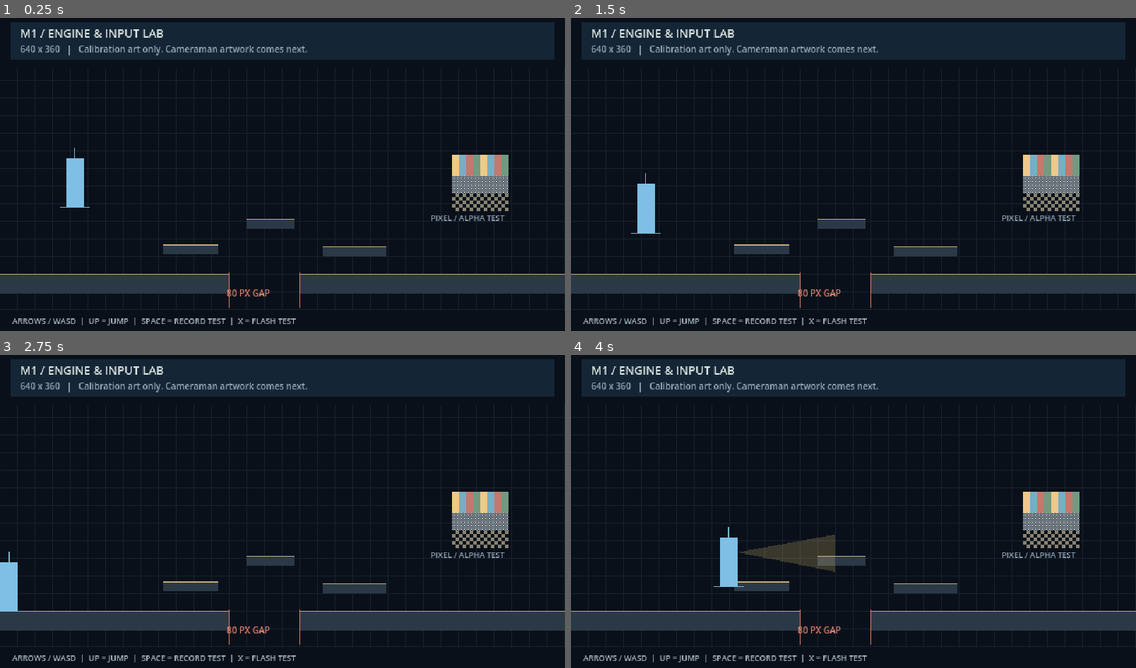
Above: before the commit, frames 1-4 (two rows, left to right).
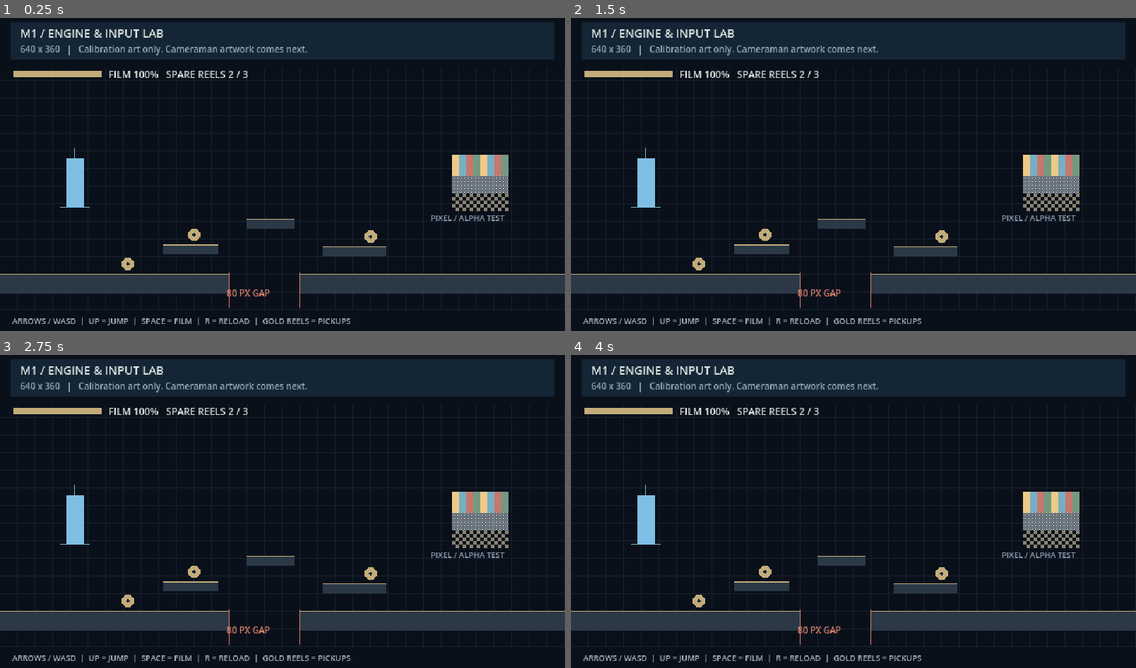
Above: after the commit, the same moments.

Repository: dmercadante1/-reel-runner-test
Game: Godot game, scene res://scenes/web_trial.tscn
Same seed, same stepped clock (60 frames per second), same inputs: the game is played once before the commit and once after it.
Inputs (mouse positions are in pixels of both pictures, inside the frame that each line leads up to):
- Up to frame 1 (0.25 s): no input
- Up to frame 2 (1.5 s): tap Enter at 0.5 s; move the mouse to (977, 155) at 0.52 s; hold Space (record) 0.53-1.28 s; hold Right (move_right) from 0.53 s (still down); tap X (defend, bound only before the commit) at 0.6 s; click (977, 155) at 0.67 s; tap Up (jump) at 0.77, 1.07 s; tap R (reset_trial, bound only before the commit) at 1.25 s; move the mouse to (740, 187) at 1.27 s; tap Space (record) at 1.35 s
- Up to frame 3 (2.75 s): tap Up (jump) at 1.52, 1.82 s; tap Shift at 1.55, 2.1 s; move the mouse to (339, 439) at 2.02 s; release Right (move_right) at 2.03 s; hold Left (move_left) from 2.03 s (still down); hold Up (jump) from 2.03 s (still down)
- Up to frame 4 (4 s): move the mouse to (825, 574) at 2.77 s; release Left (move_left) at 2.78 s; release Up (jump) at 2.78 s; hold Right (move_right) from 2.78 s (still down); tap Up (jump) at 2.85, 3.02, 3.32, 3.77 s; click (825, 574) at 2.92 s; tap X (defend, bound only before the commit) at 3.05, 3.6 s; move the mouse to (1023, 558) at 3.52 s; hold Space (record) from 3.53 s (still down)

The runs differ from the first frame. In frame 1, 1.1% of the frame differs, in the area x 2-67%, y 16-99%; in frame 2, 1.7%; in frame 3, 2.1%; in frame 4, 3.2%.

Commit message:
Replace Flash with finite film, spare reels and reload

Diff:
--- /dev/null
+++ b/godot/scripts/film_inventory.gd
@@ -0,0 +1,42 @@
+extends RefCounted
+## Shared film rules. Durations are seconds of active filming, not passive time.
+const CAPACITY: float = 12.0
+const MAX_SPARES: int = 3
+const RELOAD_SECONDS: float = 0.65
+var film: float = CAPACITY
+var spares: int = 2
+var reload_left: float = 0.0
+var reloads: int = 0
+
+func reset() -> void:
+	film = CAPACITY
+	spares = 2
+	reload_left = 0.0
+	reloads = 0
+
+func collect_reel() -> bool:
+	if spares >= MAX_SPARES:
+		return false
+	spares += 1
+	return true
+
+func start_reload() -> bool:
+	if reload_left > 0.0 or spares == 0 or film >= CAPACITY:
+		return false
+	# Commit one reel immediately; repeated input cannot consume another.
+	spares -= 1
+	reload_left = RELOAD_SECONDS
+	return true
+
+func advance(delta: float, filming: bool) -> bool:
+	if reload_left > 0.0:
+		reload_left = maxf(0.0, reload_left - delta)
+		if reload_left < 0.000001:
+			reload_left = 0.0
+			film = CAPACITY
+			reloads += 1
+		return false
+	if not filming or film <= 0.0:
+		return false
+	film = maxf(0.0, film - delta)
+	return true
--- a/godot/scripts/input_setup.gd
+++ b/godot/scripts/input_setup.gd
@@ -12,11 +12,10 @@
 	_bind("jump", KEY_W, true)
 	_bind("record", KEY_SPACE, false)
 	_bind("record", KEY_C, true)
-	_bind("defend", KEY_X, true)
-	_bind("defend", KEY_SHIFT, false)
+	_bind("reload", KEY_R, true)
 	_bind("pause_game", KEY_ESCAPE, false)
 	_bind("pause_game", KEY_P, true)
-	_bind("reset_trial", KEY_R, true)
+	_bind("reset_trial", KEY_T, true)
 
 func _bind(action: StringName, code: Key, physical: bool) -> void:
 	if not InputMap.has_action(action):
@@ -36,7 +35,7 @@
 		command.emit("reset", true)
 
 func release_all() -> void:
-	for action in ["move_left", "move_right", "jump", "record", "defend"]:
+	for action in ["move_left", "move_right", "jump", "record", "reload"]:
 		Input.action_release(action)
 
 func _notification(what: int) -> void:
--- a/godot/scripts/web_trial.gd
+++ b/godot/scripts/web_trial.gd
@@ -17,7 +17,9 @@
 var _bridge: JavaScriptObject
 var _command_callback: JavaScriptObject
 var _record: bool = false
-var _flash_left: float = 0.0
+var _reload_requested: bool = false
+var film_stock = preload("res://scripts/film_inventory.gd").new()
+var _reels: Array[Vector2] = [Vector2(145, 284), Vector2(220, 251), Vector2(420, 253)]
 var _calibration: Texture2D
 const SPAWN := Vector2(85, 220)
 
@@ -70,7 +72,7 @@
 		return
 	var name: String = str(args[0])
 	var pressed: bool = bool(args[1])
-	if name in ["move_left", "move_right", "jump", "record", "defend"]:
+	if name in ["move_left", "move_right", "jump", "record", "reload"]:
 		if _phase == "running" or not pressed:
 			var event := InputEventAction.new()
 			event.action = name
@@ -79,7 +81,12 @@
 	else:
 		_command(name, pressed)
 
+func _input(event: InputEvent) -> void:
+	if _phase == "running" and event.is_action_pressed("reload") and not event.is_echo():
+		_reload_requested = true
+
 func _command(name: String, value: bool = true) -> void:
+	_reload_requested = false
 	match name:
 		"start", "resume":
 			player.clear_buffered_input()
@@ -100,6 +107,8 @@
 			Controls.release_all()
 			player.reset_at(SPAWN)
 			_record = false
+			film_stock.reset()
+			_reels = [Vector2(145, 284), Vector2(220, 251), Vector2(420, 253)]
 			_jumps = 0
 			_lands = 0
 			_respawns = 0
@@ -117,11 +126,15 @@
 	if _phase == "running":
 		_tick += 1
 		_elapsed += delta
-		_record = Input.is_action_pressed("record")
-		if Input.is_action_just_pressed("defend"):
-			_flash_left = 0.14
+		if _reload_requested and film_stock.start_reload():
 			_chirp()
-		_flash_left = maxf(0.0, _flash_left - delta)
+		_reload_requested = false
+		_record = film_stock.advance(delta, Input.is_action_pressed("record"))
+		for i in range(_reels.size() - 1, -1, -1):
+			if absf(player.position.x - _reels[i].x) < 18.0 and absf(player.position.y - 20.0 - _reels[i].y) < 25.0:
+				if film_stock.collect_reel():
+					_reels.remove_at(i)
+					_chirp()
 		if player.position.y > 450.0:
 			_respawns += 1
 			Controls.release_all()
@@ -163,7 +176,8 @@
 		"fps": Engine.get_frames_per_second(), "frame_p95_ms": p95, "frame_samples": samples.size(),
 		"viewport": [get_viewport_rect().size.x, get_viewport_rect().size.y],
 		"actions": {"move_left": Input.is_action_pressed("move_left"), "move_right": Input.is_action_pressed("move_right"), "jump": Input.is_action_pressed("jump"), "record": Input.is_action_pressed("record")},
-		"engine": Engine.get_version_info().string, "build": "m1-01", "production_art": false}
+		"film": film_stock.film, "film_capacity": film_stock.CAPACITY, "spares": film_stock.spares, "max_spares": film_stock.MAX_SPARES, "reload_left": film_stock.reload_left, "reloads": film_stock.reloads, "pickups": _reels.size(),
+		"engine": Engine.get_version_info().string, "build": "m1-02", "production_art": false}
 	if _bridge != null:
 		_bridge.report(JSON.stringify(state))
 
@@ -194,6 +208,12 @@
 		if _record:
 			var lens := p + Vector2(10 * player.facing, -39)
 			draw_colored_polygon(PackedVector2Array([lens, lens + Vector2(110 * player.facing, -20), lens + Vector2(110 * player.facing, 22)]), Color(0.9, 0.78, 0.45, 0.22))
-		if _flash_left > 0.0:
-			draw_arc(p + Vector2(0, -30), 30, 0, TAU, 24, Color("e5d291"), 2)
-	draw_string(_font, Vector2(14, 352), "ARROWS / WASD  |  UP = JUMP  |  SPACE = RECORD TEST  |  X = FLASH TEST", HORIZONTAL_ALIGNMENT_LEFT, -1, 9, Color("aab7bd"))
+		if film_stock.reload_left > 0.0:
+			draw_string(_font, p + Vector2(-23, -77), "RELOADING", HORIZONTAL_ALIGNMENT_LEFT, -1, 9, Color("e5d291"))
+	for reel in _reels:
+		draw_circle(reel, 7, Color("c3ac7a"))
+		draw_circle(reel, 2, Color("142536"))
+	draw_rect(Rect2(15, 65, 100, 7), Color("2b3947"))
+	draw_rect(Rect2(15, 65, 100 * film_stock.film / film_stock.CAPACITY, 7), Color("c3ac7a"))
+	draw_string(_font, Vector2(123, 73), "FILM %d%%   SPARE REELS %d / %d" % [roundi(film_stock.film / film_stock.CAPACITY * 100), film_stock.spares, film_stock.MAX_SPARES], HORIZONTAL_ALIGNMENT_LEFT, -1, 11, Color("dbe4df"))
+	draw_string(_font, Vector2(14, 352), "ARROWS / WASD  |  UP = JUMP  |  SPACE = FILM  |  R = RELOAD  |  GOLD REELS = PICKUPS", HORIZONTAL_ALIGNMENT_LEFT, -1, 9, Color("aab7bd"))
--- a/godot/tests/native_smoke.gd
+++ b/godot/tests/native_smoke.gd
@@ -57,6 +57,23 @@
 		if event is InputEventKey and event.keycode == KEY_UP:
 			has_up = true
 	check_result("Up-arrow binding is present", has_up)
+	var stock = preload("res://scripts/film_inventory.gd").new()
+	check_result("Full camera does not waste a spare", not stock.start_reload() and stock.spares == 2)
+	check_result("Pickups stack only to three", stock.collect_reel() and not stock.collect_reel() and stock.spares == 3)
+	stock.advance(3.0, true)
+	check_result("Filming consumes film", stock.film == 9.0)
+	check_result("Reload commits exactly one spare", stock.start_reload() and stock.spares == 2 and not stock.start_reload())
+	check_result("Reload suspends filming", not stock.advance(0.3, true) and stock.film == 9.0)
+	stock.advance(0.35, false)
+	check_result("Reload restores full film", stock.film == stock.CAPACITY and stock.reloads == 1)
+	stock.advance(20.0, true)
+	check_result("Empty camera cannot film or go negative", stock.film == 0.0 and not stock.advance(1.0, true))
+	stock.spares = 0
+	check_result("No free refill without spare reels", not stock.start_reload() and stock.film == 0.0)
+	stock.collect_reel()
+	stock.start_reload()
+	stock.advance(1.0, false)
+	check_result("Pickup recovers an empty camera", stock.film == stock.CAPACITY and stock.spares == 0)
 	var failed := 0
 	for entry in checks:
 		if not entry.passed:
Not shown, added: godot/scripts/film_inventory.gd.uid
Not shown, changed: godot/docs/PRODUCTION.md
Not shown, changed: godot/tests/browser.cjs
Not shown, changed: godot/web/trial.html
